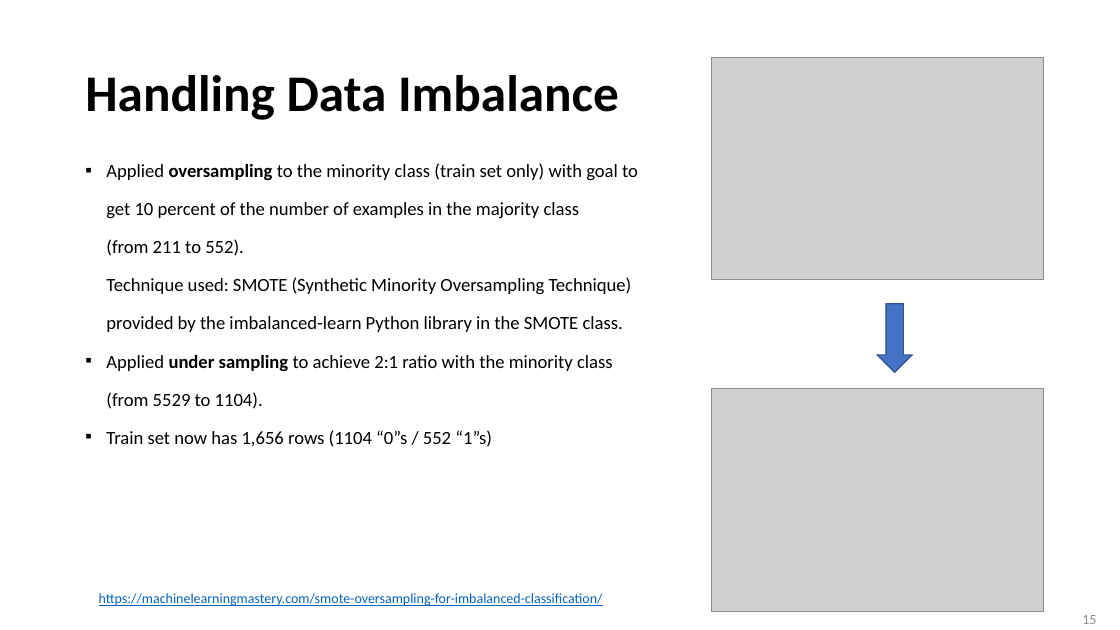
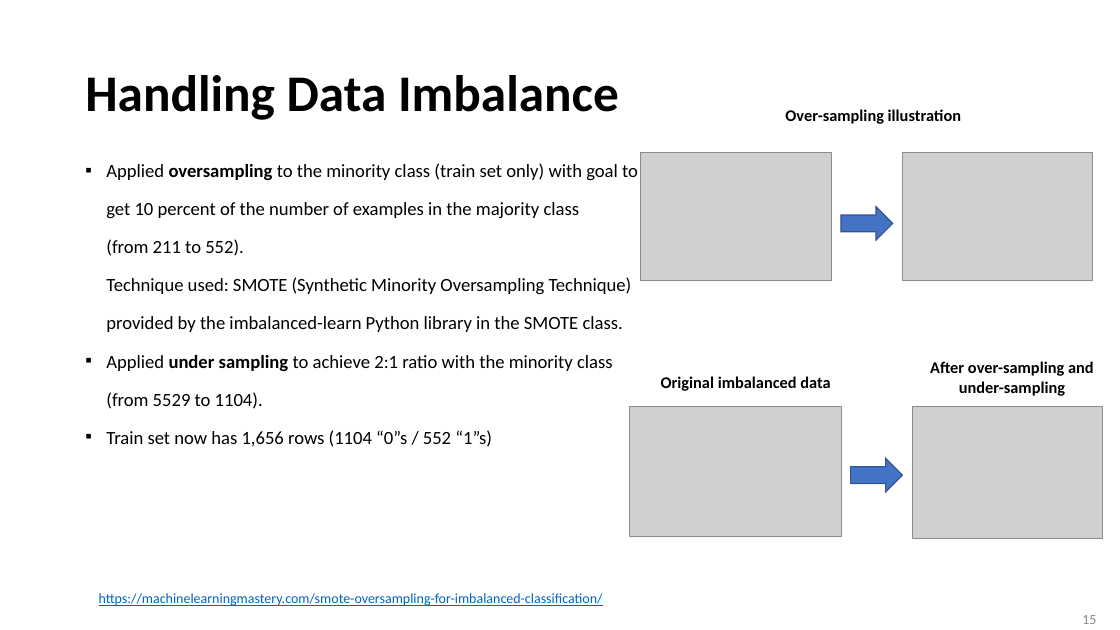
Before and after one commit to linoybar/Classification-Python-Project---Insurance, a slide deck: slide 15 of Insurance Classification Project - presentation.pptx. Drawn at 1120x630 pixels with LibreOffice and Linux fonts; fonts in the diff are those of the drawing; grey boxes stand for pictures. Boxes give left, top, right and bottom in pixels: in the first picture for what was removed or moved away, otherwise in the second. Text is boxed around its words. In the diff, an @@ line names an element or a change of style, - is before the commit and + after.

```diff
--- a/Insurance Classification Project - presentation.pptx
+++ b/Insurance Classification Project - presentation.pptx
@@ text added at (785, 109, 961, 124), 14 pt, text #000000, bold @@
+Over-sampling illustration
@@ picture: place and size @@
-picture at (712, 57, 1044, 280)
+picture at (641, 152, 832, 280)
@@ picture: place and size @@
-picture at (712, 389, 1044, 612)
+picture at (902, 152, 1093, 280)
@@ right arrow added at (841, 207, 893, 240), fill #4472C4, outline #325491 1 pt @@
@@ right arrow removed at (877, 304, 912, 373) @@
@@ text added at (661, 376, 830, 391), 14 pt, text #000000, bold @@
+Original imbalanced data
@@ text added at (930, 361, 1094, 396), 14 pt, text #000000, bold @@
+After over-sampling and under-sampling
@@ picture added at (630, 407, 842, 536) @@
@@ picture added at (912, 407, 1103, 539) @@
@@ right arrow added at (851, 459, 903, 492), fill #4472C4, outline #325491 1 pt @@
```
Also in this commit, not shown: 5 other slides changed, 1 slide removed.
